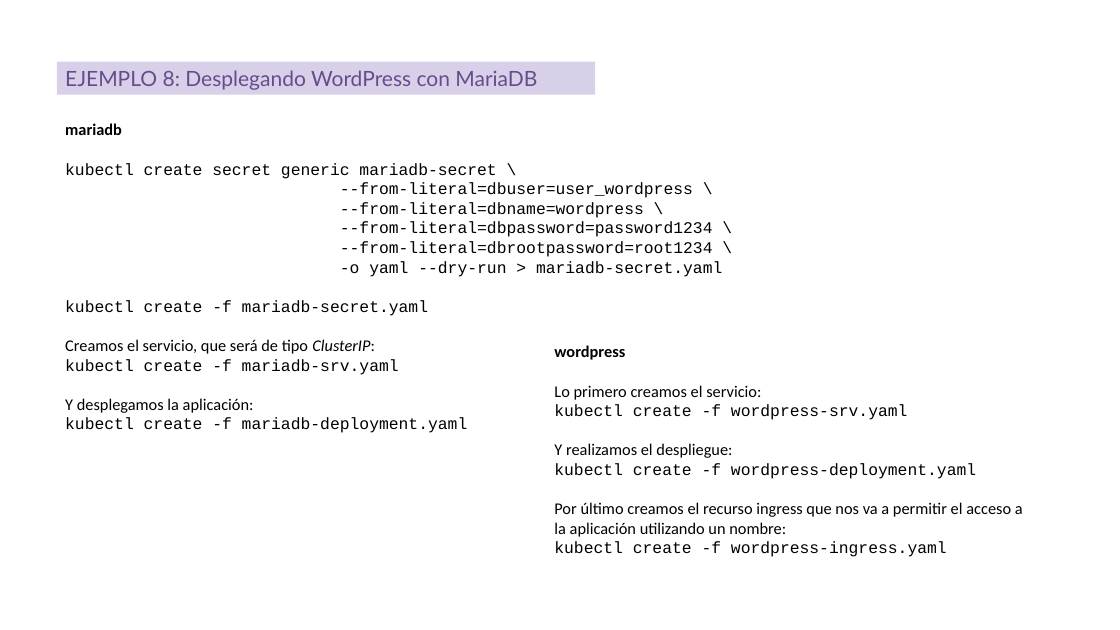
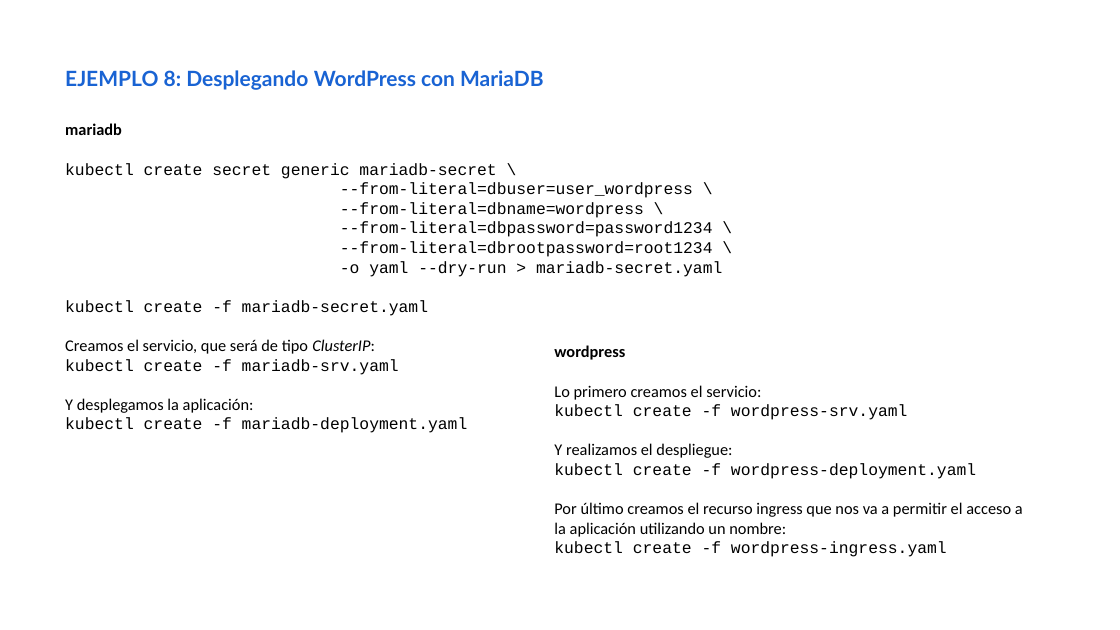
Before and after one commit to iesgn/curso_kubernetes_2020, a slide deck: slide 11 of unidad4/presentacion_unidad4.odp. Drawn at 1120x630 pixels with LibreOffice and Linux fonts; fonts in the diff are those of the drawing. Boxes give left, top, right and bottom in pixels: in the first picture for what was removed or moved away, otherwise in the second. Text is boxed around its words. In the diff, an @@ line names an element or a change of style, - is before the commit and + after.

```diff
--- a/unidad4/presentacion_unidad4.odp
+++ b/unidad4/presentacion_unidad4.odp
@@ text "EJEMPLO 8: Desplegando WordPress con ...": place and size @@
-text "EJEMPLO 8: Desplegando WordPress con ..." at bbox=[57, 61, 596, 94]
+text "EJEMPLO 8: Desplegando WordPress con ..." at bbox=[65, 70, 544, 90]
@@ text "EJEMPLO 8: Desplegando WordPress con ..." at bbox=[65, 70, 544, 90]: text colour #654D8C to #1963D3, bold on; fill #D8D0E8 to none @@
```
Also in this commit, not shown: 23 other slides changed, 2 other files.
